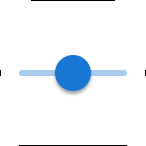
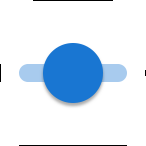
Layers edited between the first and the second w=146, h=146 image:
painted on "NPatch-BG" over [left=0, top=0, right=115, bottom=82]
painted on "Cursor" (2nd of 2, in "Colored") over [left=43, top=43, right=103, bottom=103]
painted on "Rounded Rectangle 1" (2nd of 2, in "Colored") over [left=19, top=64, right=127, bottom=82]
